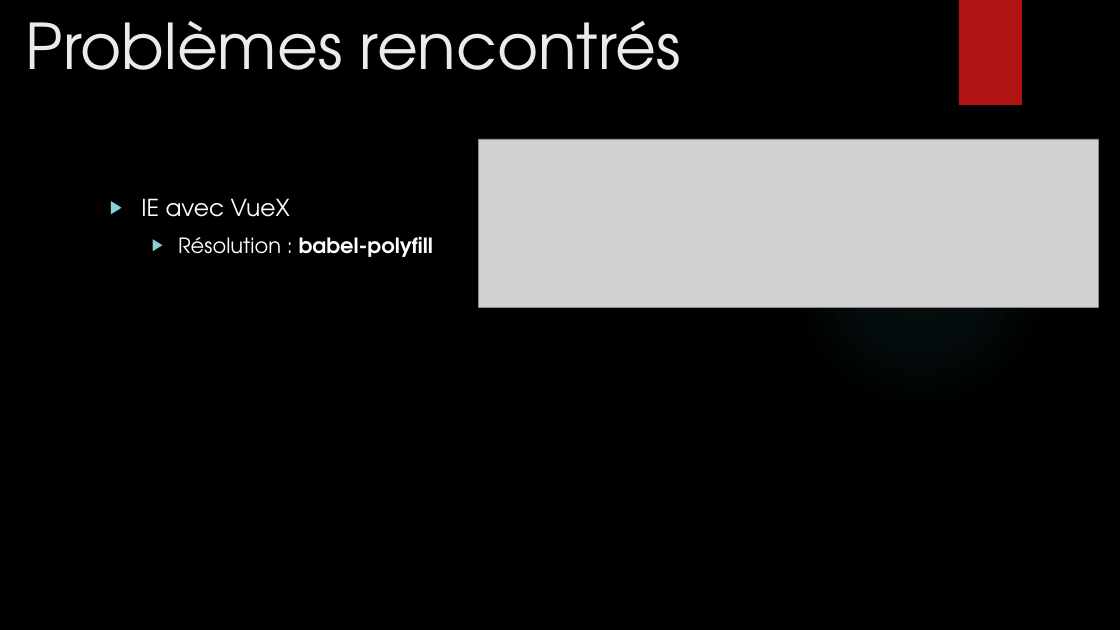
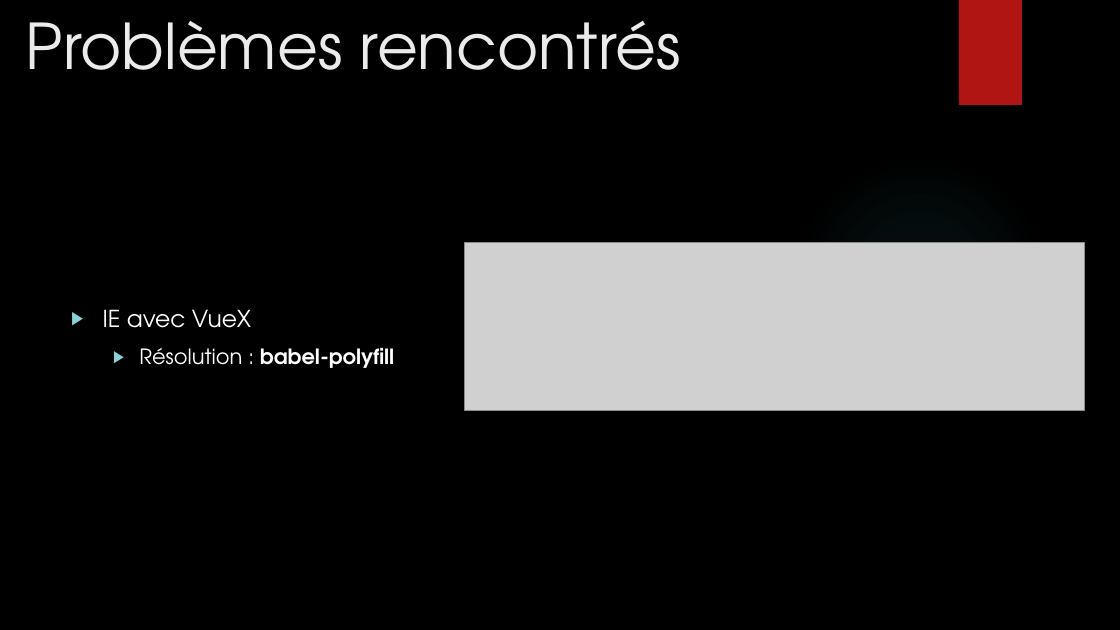
Before and after one commit to mbonjour/Shoot4Stats, a slide deck: slide 20 of Documentation/Défense/Shoot4stats.pptx (slide 18 before the commit). Drawn at 1120x630 pixels with LibreOffice and Linux fonts; fonts in the diff are those of the drawing; grey boxes stand for pictures; background and template pictures are left out. Boxes give left, top, right and bottom in pixels: in the first picture for what was removed or moved away, otherwise in the second. Text is boxed around its words. In the diff, an @@ line names an element or a change of style, - is before the commit and + after.

```diff
--- a/Documentation/Défense/Shoot4stats.pptx
+++ b/Documentation/Défense/Shoot4stats.pptx
@@ picture: place and size @@
-picture at box(479, 139, 1099, 308)
+picture at box(465, 243, 1085, 411)
@@ text "IE avec VueX": place and size @@
-text "IE avec VueX" at box(141, 198, 433, 257)
+text "IE avec VueX" at box(103, 309, 394, 368)
```
Also in this commit, not shown: 16 other slides changed, 4 slides added, 2 slides removed, 1 other file.
